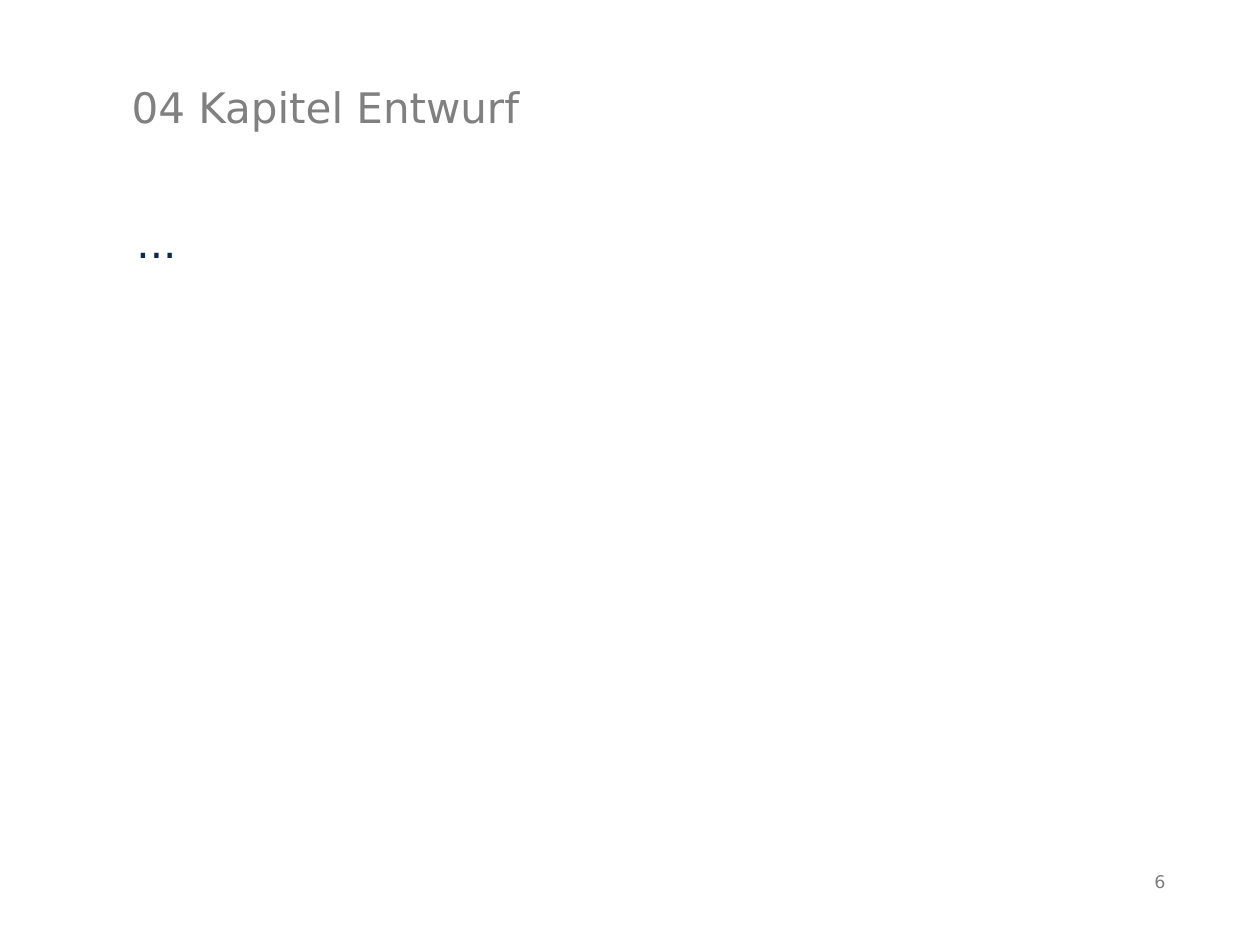
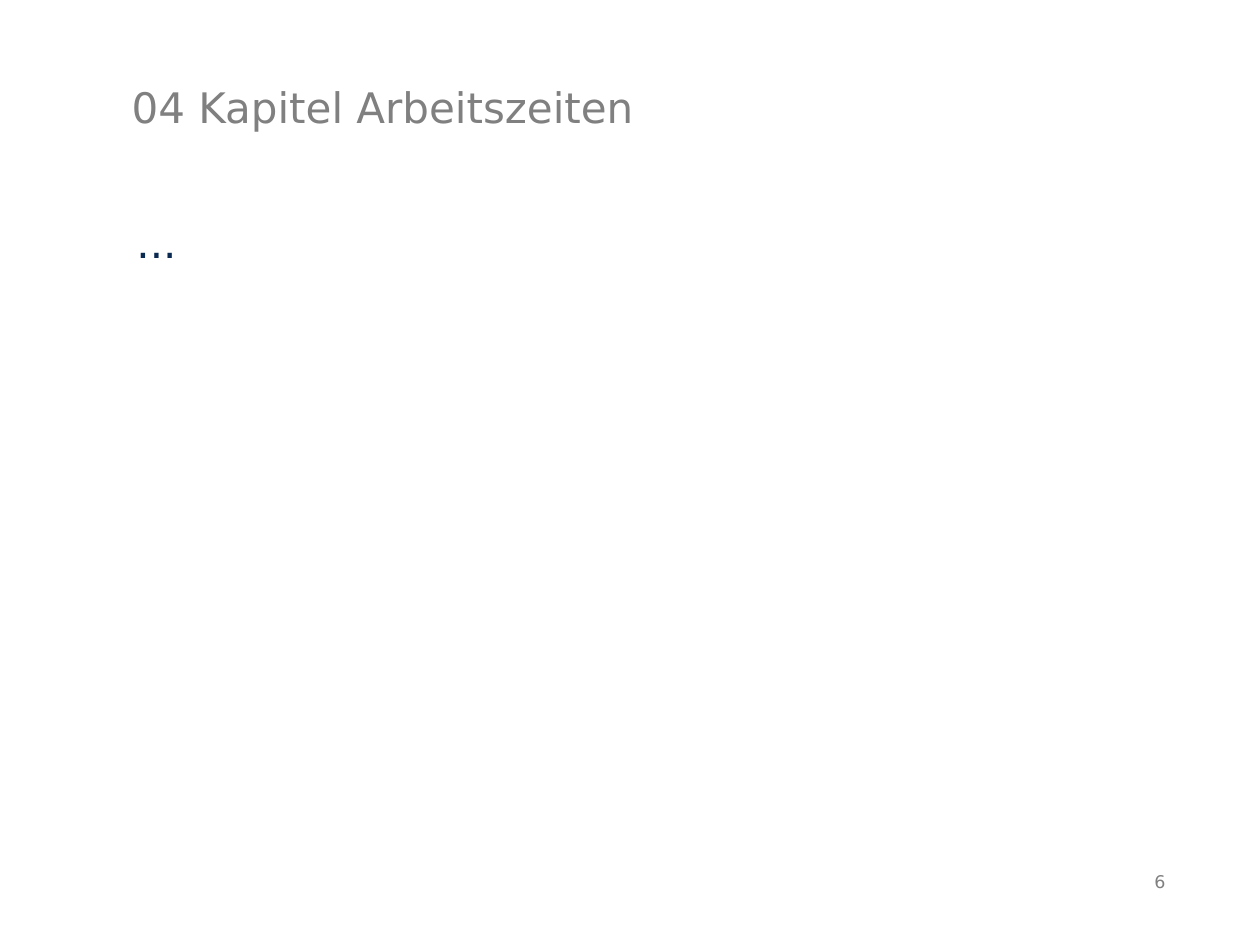
Before and after one commit to MarauderXtreme/bookshop-schiller, a slide deck: slide 6 of Präsi/bwtwfok.odp. Drawn at 1260x945 pixels with LibreOffice and Linux fonts; fonts in the diff are those of the drawing. Boxes give left, top, right and bottom in pixels: in the first picture for what was removed or moved away, otherwise in the second. Text is boxed around its words. In the diff, an @@ line names an element or a change of style, - is before the commit and + after.

```diff
--- a/Präsi/bwtwfok.odp
+++ b/Präsi/bwtwfok.odp
@@ title at (x1=132, y1=91, x2=633, y2=132): text changed @@
-04 Kapitel Entwurf
+04 Kapitel Arbeitszeiten
```
Also in this commit, not shown: 6 other slides changed, 4 slides added.
